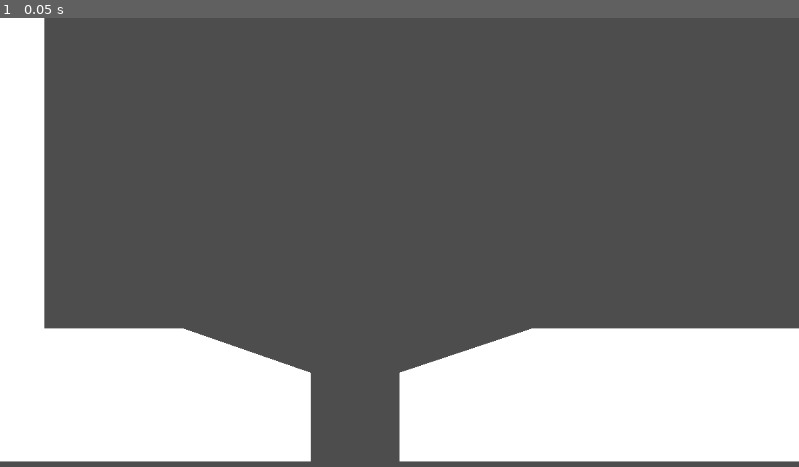
Above: before the commit, frame 1.
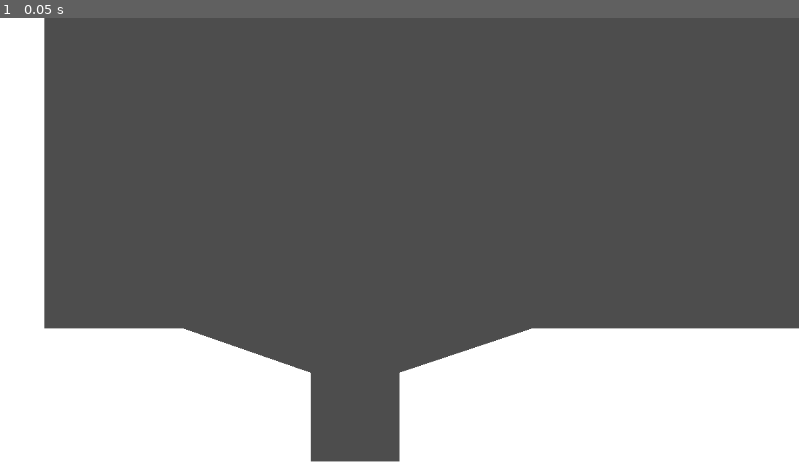
Above: after the commit, the same moment.

Repository: TurboMair/PrecipitateQuest
Game: Godot game, scene res://world.tscn
Two runs of this game, one before a commit and one after it. Both use one fixed random seed, a clock stepped at 60 frames per second and the inputs below. The project has no main scene, so this scene is started directly.
Inputs:
- Up to frame 1 (0.05 s): no input

The runs differ from the first frame. In frame 1, 1.3% of the frame differs, in the area x 0-100%, y 98-100%.

Commit message:
Changed points

Diff:
--- a/world.tscn
+++ b/world.tscn
@@ -3,4 +3,4 @@
 [node name="World" type="Node"]
 
 [node name="Polygon2D" type="Polygon2D" parent="."]
-polygon = PackedVector2Array(0, 0, 64, 0, 64, 448, 264, 448, …(281 unchanged characters)…  5376, 448, 5376, -8, 5576, -8, 5576, 640, 0, 640)
+polygon = PackedVector2Array(0, 0, 64, 0, 64, 448, 264, 448, …(281 unchanged characters)…  5376, 448, 5376, -8, 5576, -8, 5576, 648, 0, 648)
